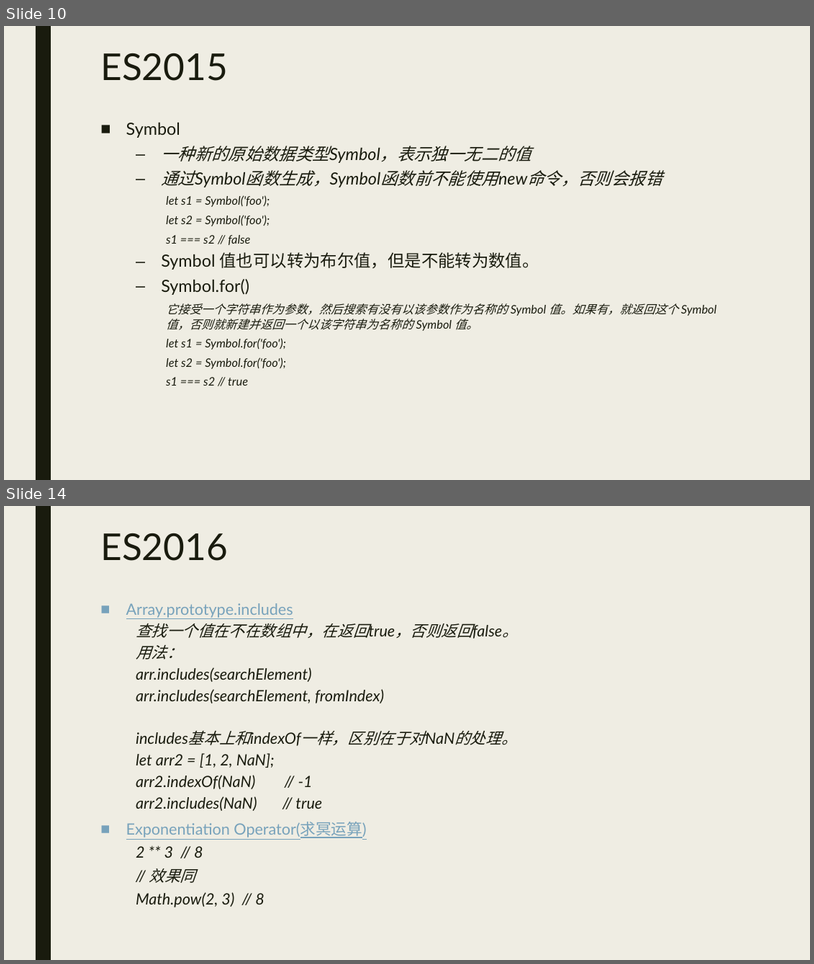
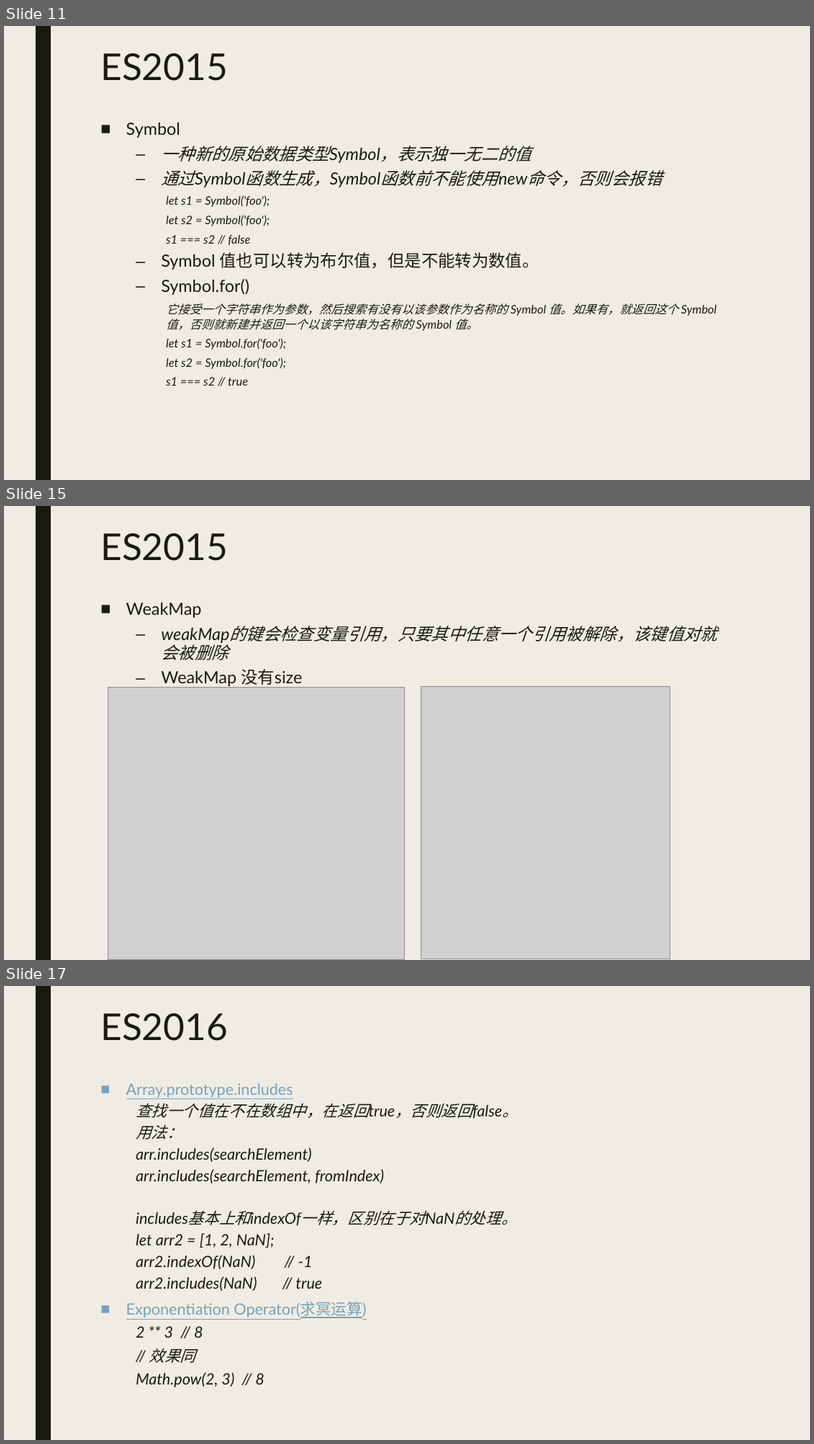
Before and after one commit to wflonglong/wflonglong.github.io, a slide deck: source/ppt/ES6.pptx. Shown one above the other, each under a label of ours: slides 10 and 14 before the commit, slides 11, 15 and 17 after it; the slides between them are not shown. The pictures are 814x964 and 814x1444 pixels, drawn with LibreOffice and Linux fonts; fonts in the diff are those of the drawing; grey boxes stand for pictures. Boxes give left, top, right and bottom in pixels: in the first picture for what was removed or moved away, otherwise in the second. Text is boxed around its words. In the diff, an @@ line names an element or a change of style, - is before the commit and + after.

```diff
--- a/source/ppt/ES6.pptx
+++ b/source/ppt/ES6.pptx
@@ slide 15 added at <box>4,506,810,960</box>, background #EFEDE3; not listed: 1 template element that a slide beside it also shows @@
@@ title added at <box>100,533,228,561</box>, 44 pt, text #191B0E @@
+ES2015
@@ text added at <box>126,602,718,687</box>, 20 pt, text #191B0E, italic @@
+■ WeakMap
+  – weakMap的键会检查变量引用，只要其中任意一个引用被解除，该键值对就会被删除
+  – WeakMap 没有size
@@ picture added at <box>108,687,404,959</box> @@
@@ picture added at <box>422,686,670,958</box> @@
@@ what was slide 10 is now slide 11 @@
@@ what was slide 14 is now slide 17 @@
```
Also in this commit, not shown: 5 slides changed, 2 other slides added.
